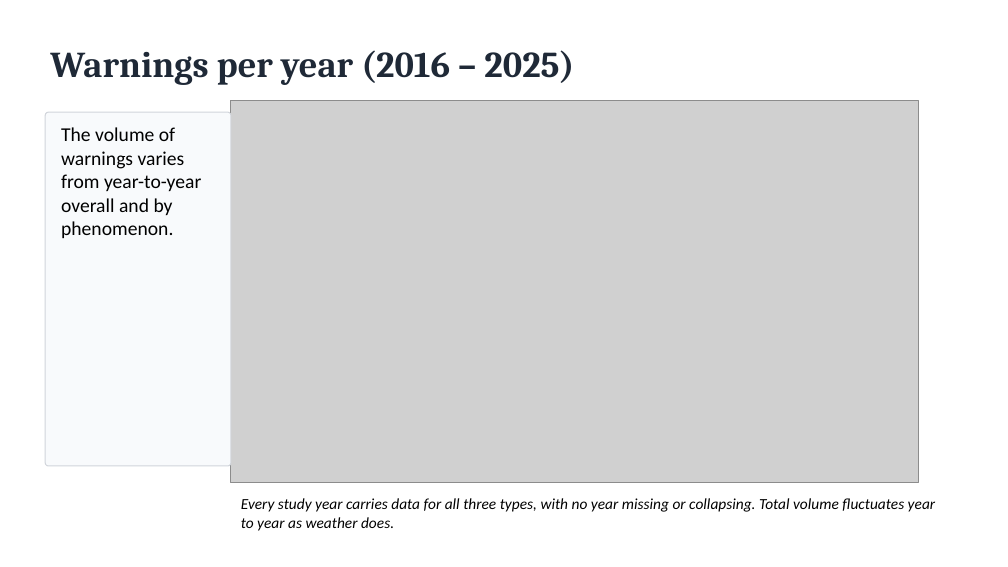
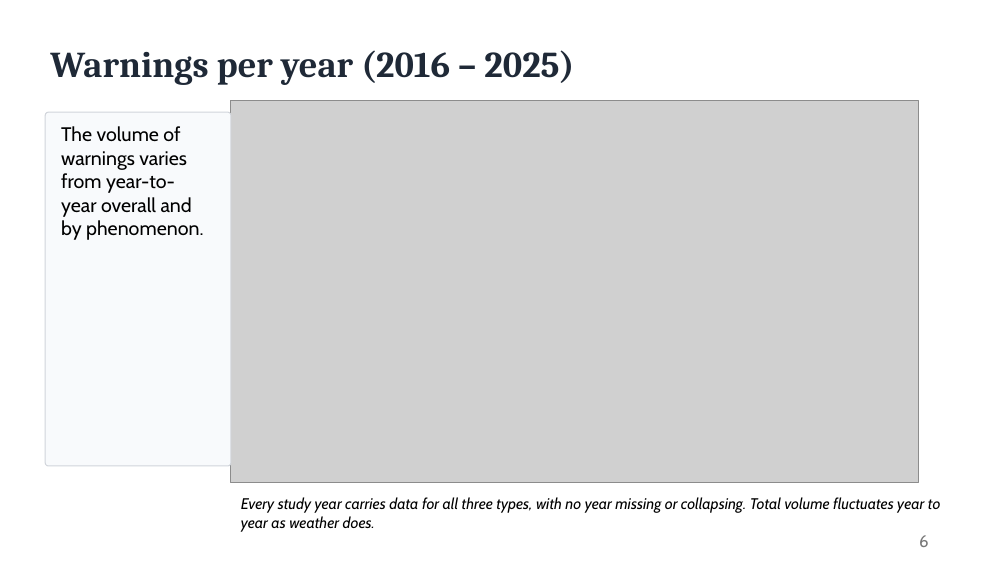
Before and after one commit to craig-rudman/MSDS692, a slide deck: slide 6 of report/MSDS692 Practicum I Craig Rudman.pptx. Drawn at 1008x567 pixels with LibreOffice and Linux fonts; fonts in the diff are those of the drawing; grey boxes stand for pictures. Boxes give left, top, right and bottom in pixels: in the first picture for what was removed or moved away, otherwise in the second. Text is boxed around its words. In the diff, an @@ line names an element or a change of style, - is before the commit and + after.

```diff
--- a/report/MSDS692 Practicum I Craig Rudman.pptx
+++ b/report/MSDS692 Practicum I Craig Rudman.pptx
@@ text "The volume of warnings varies ..." at (x1=61, y1=126, x2=203, y2=240): font Calibri to Cabin @@
@@ text "Every study year carries data ..." at (x1=241, y1=497, x2=941, y2=532): font Calibri to Cabin @@
@@ page number added at (x1=919, y1=535, x2=929, y2=547), 12 pt, text #797979 @@
+6
```
Also in this commit, not shown: 13 other slides changed, 1 other file.
